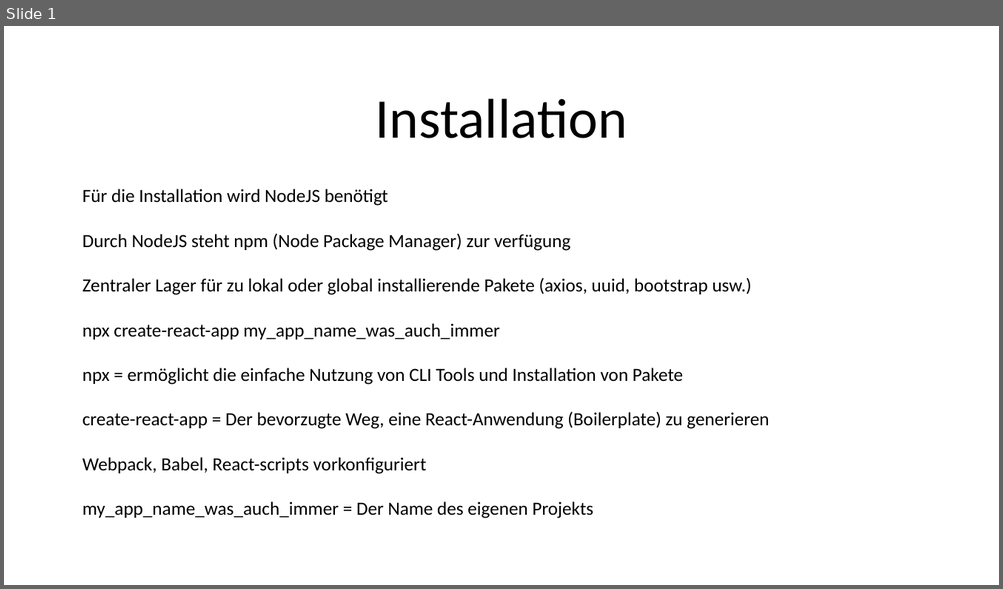
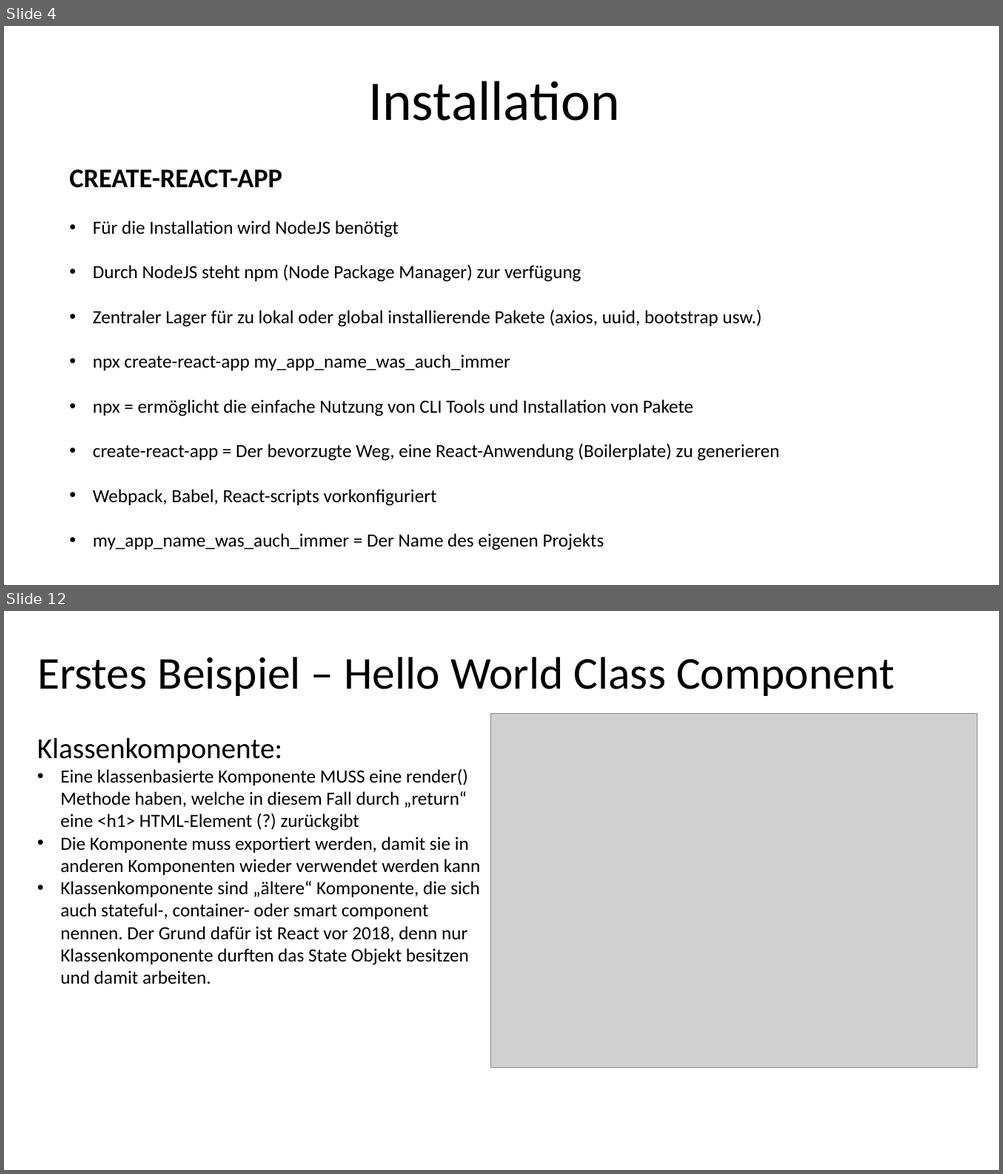
Before and after one commit to szitastamas/react_presentation_drheuer, a slide deck: React_Components.pptx. Shown one above the other, each under a label of ours: slide 1 before the commit, slides 4 and 12 after it; the slides between them are not shown. The pictures are 1003x589 and 1003x1174 pixels, drawn with LibreOffice and Linux fonts; fonts in the diff are those of the drawing; grey boxes stand for pictures. Boxes give left, top, right and bottom in pixels: in the first picture for what was removed or moved away, otherwise in the second. Text is boxed around its words. In the diff, an @@ line names an element or a change of style, - is before the commit and + after.

```diff
--- a/React_Components.pptx
+++ b/React_Components.pptx
@@ slide 12 added at bbox=[4, 611, 999, 1170], background #FFFFFF @@
@@ text added at bbox=[37, 657, 894, 696], 44 pt, text #000000 @@
+Erstes Beispiel – Hello World Class Component
@@ picture added at bbox=[490, 713, 977, 1068] @@
@@ text added at bbox=[37, 738, 481, 985], 18 pt, text #000000 @@
+Klassenkomponente:
+• Eine klassenbasierte Komponente MUSS eine render() Methode haben, welche in diesem Fall durch „return“ eine <h1> HTML-Element (?) zurückgibt
+• Die Komponente muss exportiert werden, damit sie in anderen Komponenten wieder verwendet werden kann
+• Klassenkomponente sind „ältere“ Komponente, die sich auch stateful-, container- oder smart component nennen. Der Grund dafür ist React vor 2018, denn nur Klassenkomponente durften das State Objekt besitzen und damit arbeiten.
@@ what was slide 1 is now slide 4 @@
@@ slide 4 changed as well @@
@@ title "Installation": place and size @@
-title "Installation" at bbox=[375, 99, 627, 138]
+title "Installation" at bbox=[368, 81, 620, 121]
@@ text "CREATE-REACT-APP": place and size @@
-text "CREATE-REACT-APP" at bbox=[82, 189, 768, 519]
+text "CREATE-REACT-APP" at bbox=[69, 170, 779, 551]
@@ text at bbox=[69, 170, 282, 188]: paragraph added @@
+CREATE-REACT-APP
@@ text at bbox=[93, 221, 779, 551]: bullet none to • @@
```
Also in this commit, not shown: 12 other slides added, 1 slide removed, 32 other files.
